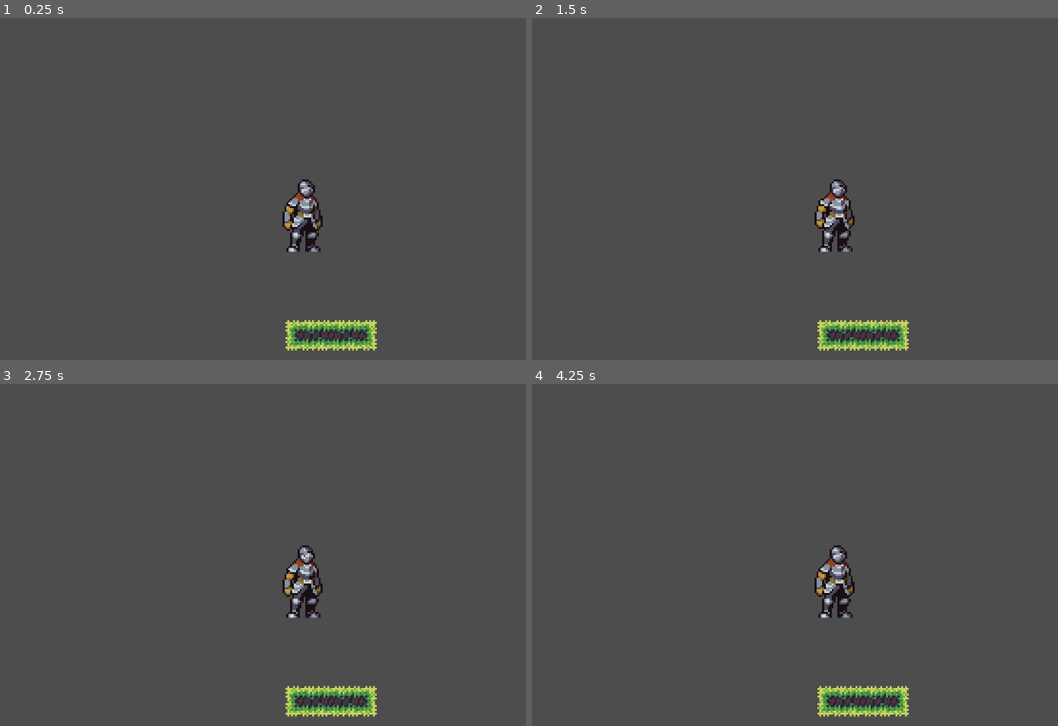
Above: before the commit, frames 1-4 (two rows, left to right).
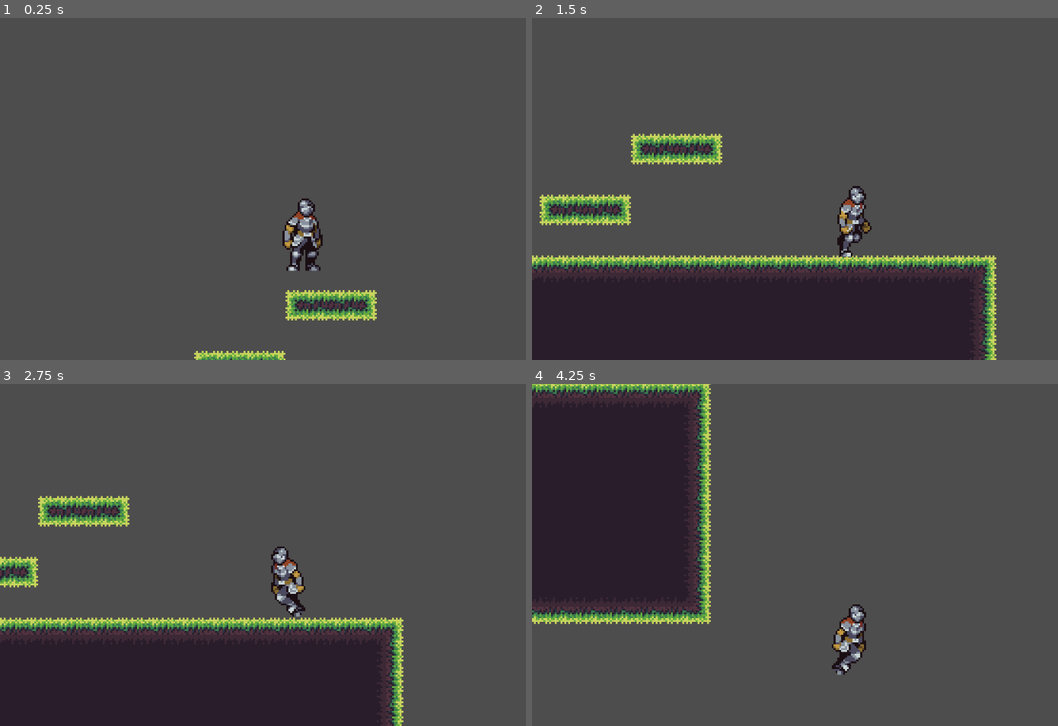
Above: after the commit, the same moments.

Repository: Juexis/state-machine
Game: Godot game, scene res://Levels/world.tscn
Same seed, same stepped clock (60 frames per second), same inputs: the game is played once before the commit and once after it.
Inputs:
- Up to frame 1 (0.25 s): no input
- Up to frame 2 (1.5 s): hold Right (move_right) from 0.53 s (still down); tap Shift (dash) at 0.6, 1.35 s; tap Z (jump) at 0.77 s
- Up to frame 3 (2.75 s): tap Z (jump) at 1.52 s; release Right (move_right) at 2.03 s; hold Left (move_left) from 2.03 s (still down); tap Shift (dash) at 2.1 s
- Up to frame 4 (4.25 s): release Left (move_left) at 2.78 s; hold Right (move_right) from 2.78 s (still down); tap Shift (dash) at 2.85, 3.6 s; tap Z (jump) at 3.02, 3.77 s

The runs differ from the first frame. In frame 1, 4.5% of the frame differs, in the area x 36-72%, y 47-100%; in frame 2, 31%, in the area x 0-89%, y 33-100%; in frame 3, 27%; in frame 4, 27%.

Commit message:
acceleration, idle, and run state
still need friction on stop

Diff:
--- a/state-machine/Scripts/Player States/idle.gd
+++ b/state-machine/Scripts/Player States/idle.gd
@@ -1 +1,13 @@
 extends State
+
+@export var run_state: State
+
+func enter():
+	super()
+
+
+func process_input(input):
+	var input_axis = Input.get_axis("move_left","move_right")
+
+	if(input_axis):
+		return run_state
--- a/state-machine/Scripts/Player States/run.gd
+++ b/state-machine/Scripts/Player States/run.gd
@@ -1 +1,23 @@
 extends State
+
+@export var idle_state: State
+
+var speed: int = 120
+var acceleration: int = 800
+
+func process_physics(delta):
+	var input_axis: float = Input.get_axis("move_left","move_right")
+	parent.velocity.x = move_toward(parent.velocity.x, speed * input_axis, acceleration * delta)
+
+	# handle character flipping
+	if input_axis < 0:
+		parent.animations.flip_h = true
+	elif input_axis > 0:
+		parent.animations.flip_h = false
+
+
+	if !input_axis:
+		while (parent.velocity.x != 0):
+			print(parent.velocity.x)
+			parent.velocity.x = move_toward(parent.velocity.x, 0, 20 * delta)
+		return idle_state
--- a/state-machine/Scripts/player.gd
+++ b/state-machine/Scripts/player.gd
@@ -14,7 +14,9 @@
 	state_machine.process_input(event)
 
 func _physics_process(delta: float) -> void:
+	velocity += get_gravity() * 0.9 * delta # apply gravity before state logic
 	state_machine.process_physics(delta)
+	move_and_slide()
 
 func _process(delta: float) -> void:
 	state_machine.process_frame(delta)
--- a/state-machine/Scripts/state.gd
+++ b/state-machine/Scripts/state.gd
@@ -2,7 +2,7 @@
 extends Node
 
 @export var animation_name: String
-var parent = Player
+var parent: Player
 
 func enter() -> void:
 	parent.animations.play(animation_name)
--- a/state-machine/Scripts/state_machine.gd
+++ b/state-machine/Scripts/state_machine.gd
@@ -23,6 +23,7 @@
 
 func process_physics(delta: float) -> void:
 	var new_state = current_state.process_physics(delta)
+	print(current_state)
 	if new_state:
 		change_state(new_state)
 
--- a/state-machine/player.tscn
+++ b/state-machine/player.tscn
@@ -1,9 +1,10 @@
-[gd_scene load_steps=6 format=3 uid="uid://bs06r7jtf2gne"]
+[gd_scene load_steps=7 format=3 uid="uid://bs06r7jtf2gne"]
 
 [ext_resource type="SpriteFrames" uid="uid://drcvpu67u5b55" path="res://Animations/player.tres" id="1_4flbx"]
 [ext_resource type="Script" uid="uid://bwm88ejo8hvon" path="res://Scripts/player.gd" id="1_onrkg"]
 [ext_resource type="Script" uid="uid://bomdm66paxyuj" path="res://Scripts/state_machine.gd" id="3_i3pqv"]
 [ext_resource type="Script" uid="uid://cbwt3i44geip2" path="res://Scripts/Player States/idle.gd" id="4_hqtel"]
+[ext_resource type="Script" uid="uid://ohlenoi346ic" path="res://Scripts/Player States/run.gd" id="5_sweqy"]
 
 [sub_resource type="CapsuleShape2D" id="CapsuleShape2D_onrkg"]
 radius = 7.5
@@ -32,6 +33,12 @@
 script = ExtResource("3_i3pqv")
 starting_state = NodePath("idle")
 
-[node name="idle" type="Node" parent="state_machine"]
+[node name="idle" type="Node" parent="state_machine" node_paths=PackedStringArray("run_state")]
 script = ExtResource("4_hqtel")
+run_state = NodePath("../run")
 animation_name = "idle"
+
+[node name="run" type="Node" parent="state_machine" node_paths=PackedStringArray("idle_state")]
+script = ExtResource("5_sweqy")
+idle_state = NodePath("../idle")
+animation_name = "run"
